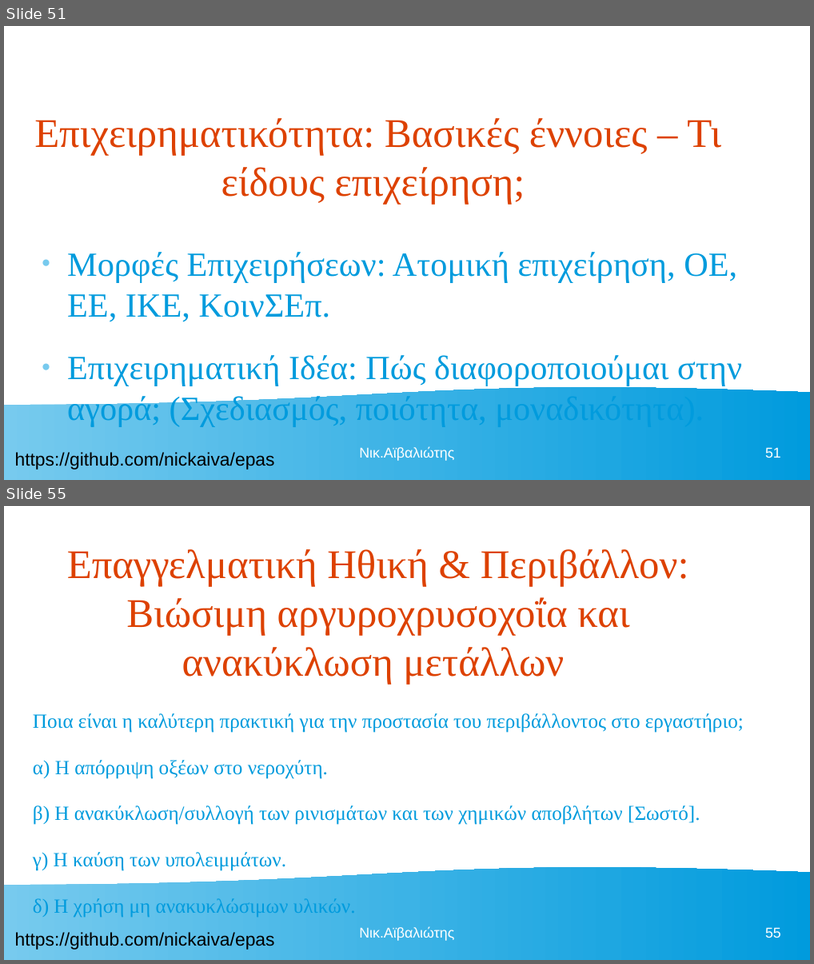
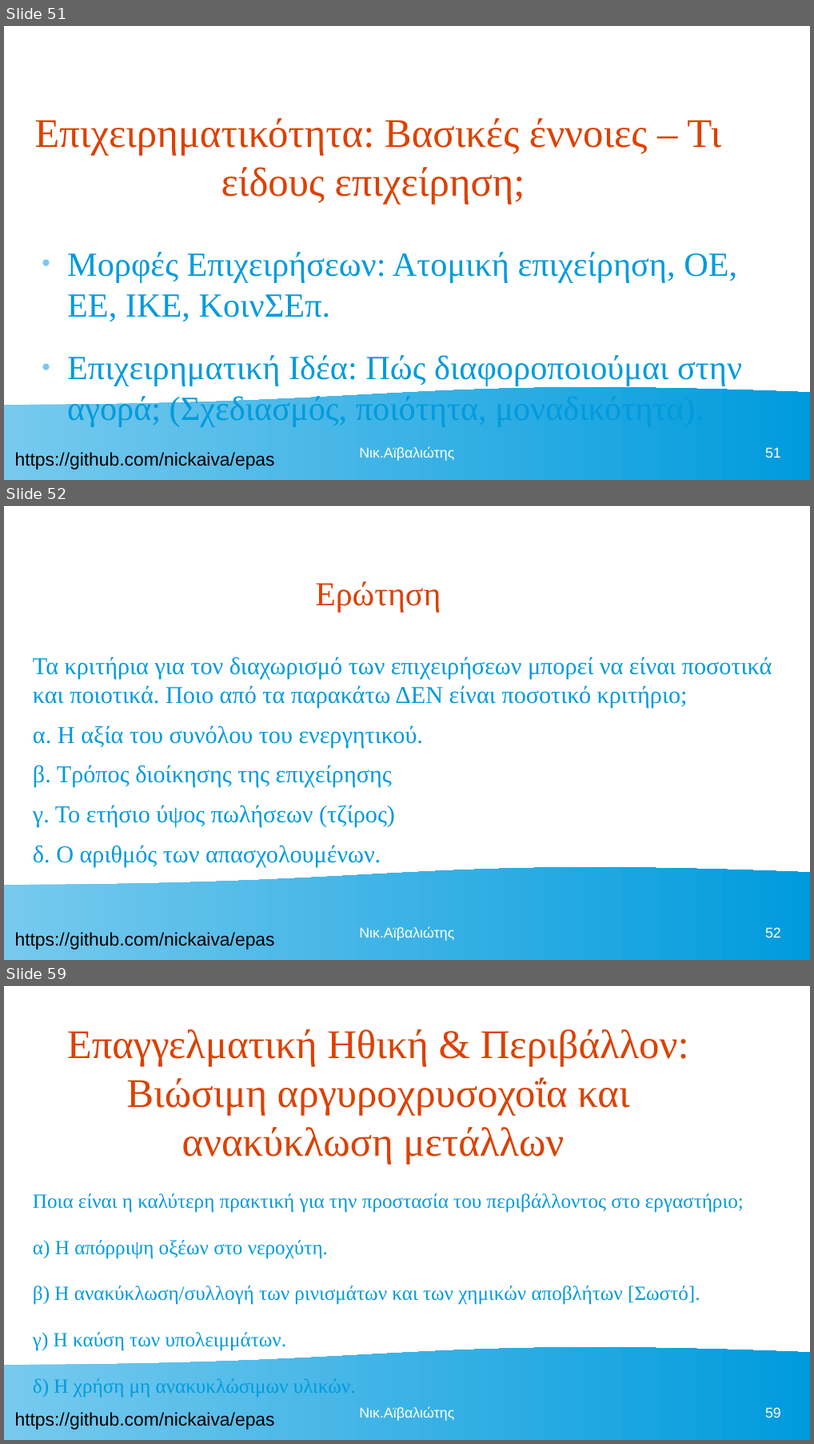
Before and after one commit to nickaiva/epas, a slide deck: ΠΕΡΙΒΑΛΛΟΝ ΕΡΓΑΣΙΑΣ.odp. Shown one above the other, each under a label of ours: slides 51 and 55 before the commit, slides 51, 52 and 59 after it; the slides between them are not shown. The pictures are 814x964 and 814x1444 pixels, drawn with LibreOffice and Linux fonts; fonts in the diff are those of the drawing. Boxes give left, top, right and bottom in pixels: in the first picture for what was removed or moved away, otherwise in the second. Text is boxed around its words. In the diff, an @@ line names an element or a change of style, - is before the commit and + after.

```diff
--- a/ΠΕΡΙΒΑΛΛΟΝ ΕΡΓΑΣΙΑΣ.odp
+++ b/ΠΕΡΙΒΑΛΛΟΝ ΕΡΓΑΣΙΑΣ.odp
@@ slide 52 added at (x1=4, y1=506, x2=810, y2=960), background #FFFFFF; not listed: 2 template elements that a slide beside it also shows @@
@@ title added at (x1=315, y1=581, x2=441, y2=612), 33 pt, text #DD4100 @@
+Ερώτηση
@@ text added at (x1=33, y1=656, x2=773, y2=867), 23.8 pt, text #009BDD @@
+Τα κριτήρια για τον διαχωρισμό των επιχειρήσεων μπορεί να είναι ποσοτικά και ποιοτικά. Ποιο από τα παρακάτω ΔΕΝ είναι ποσοτικό κριτήριο;
+α. Η αξία του συνόλου του ενεργητικού.
+β. Τρόπος διοίκησης της επιχείρησης
+γ. Το ετήσιο ύψος πωλήσεων (τζίρος)
+δ. Ο αριθμός των απασχολουμένων.
@@ text added at (x1=359, y1=927, x2=454, y2=940), 14 pt, text #FFFFFF @@
+Νικ.Αϊβαλιώτης
@@ page number added at (x1=766, y1=927, x2=782, y2=937), 14 pt, text #FFFFFF @@
+52
@@ what was slide 55 is now slide 59 @@
@@ page number at (x1=766, y1=1407, x2=782, y2=1417): text changed @@
-55
+59
```
Also in this commit, not shown: 3 slides changed, 6 other slides added, 1 other file.
